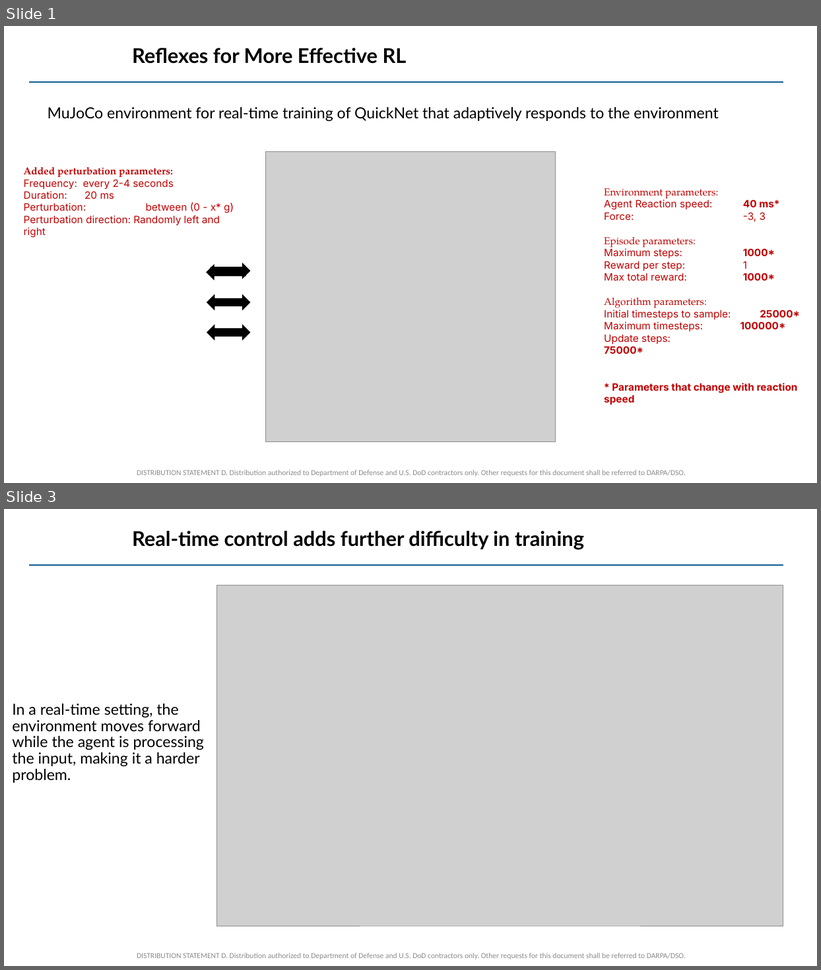
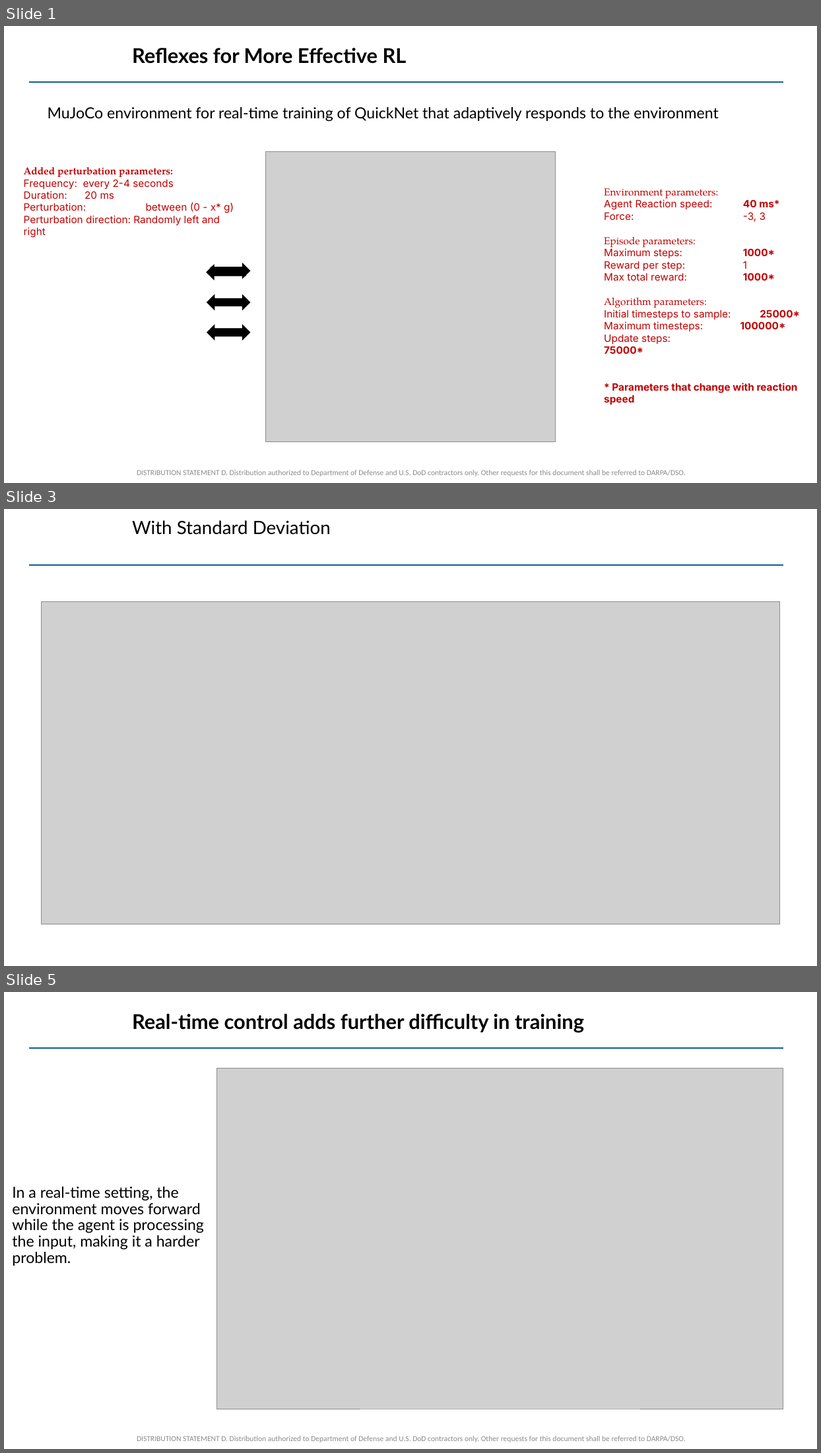
Before and after one commit to miracleyoo/TD3, a slide deck: documents/Darpa presentation Devdhar.pptx. Shown one above the other, each under a label of ours: slides 1 and 3 before the commit, slides 1, 3 and 5 after it; the slides between them are not shown. The pictures are 821x970 and 821x1453 pixels, drawn with LibreOffice and Linux fonts; fonts in the diff are those of the drawing; grey boxes stand for pictures; background and template pictures are left out. Boxes give left, top, right and bottom in pixels: in the first picture for what was removed or moved away, otherwise in the second. Text is boxed around its words. In the diff, an @@ line names an element or a change of style, - is before the commit and + after.

```diff
--- a/documents/Darpa presentation Devdhar.pptx
+++ b/documents/Darpa presentation Devdhar.pptx
@@ slide 3 added at box(4, 509, 817, 966), background #FFFFFF; not listed: 1 template element that a slide beside it also shows @@
@@ title added at box(132, 520, 331, 535), 21.6 pt, text #000000 @@
+With Standard Deviation
@@ picture added at box(41, 601, 780, 925) @@
@@ what was slide 3 is now slide 5 @@
```
Also in this commit, not shown: 1 slide changed, 1 other slide added.
